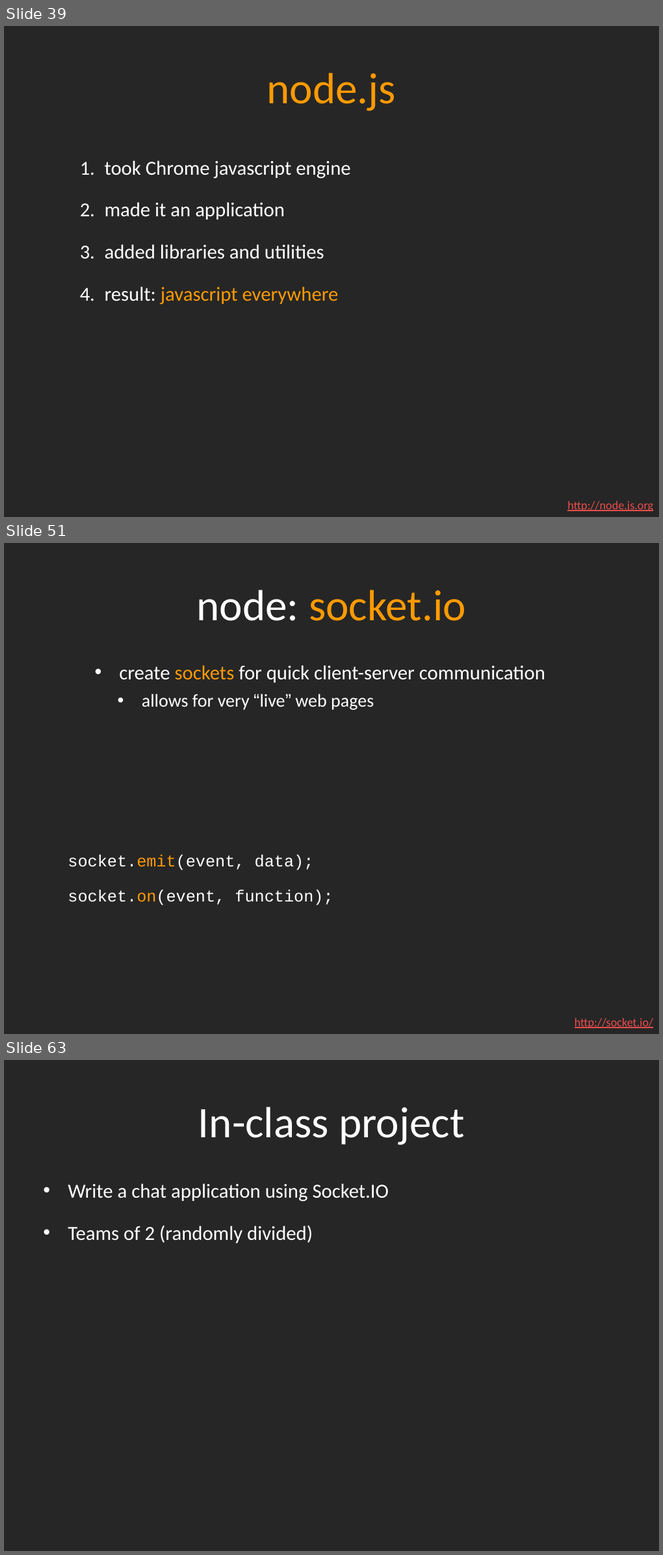
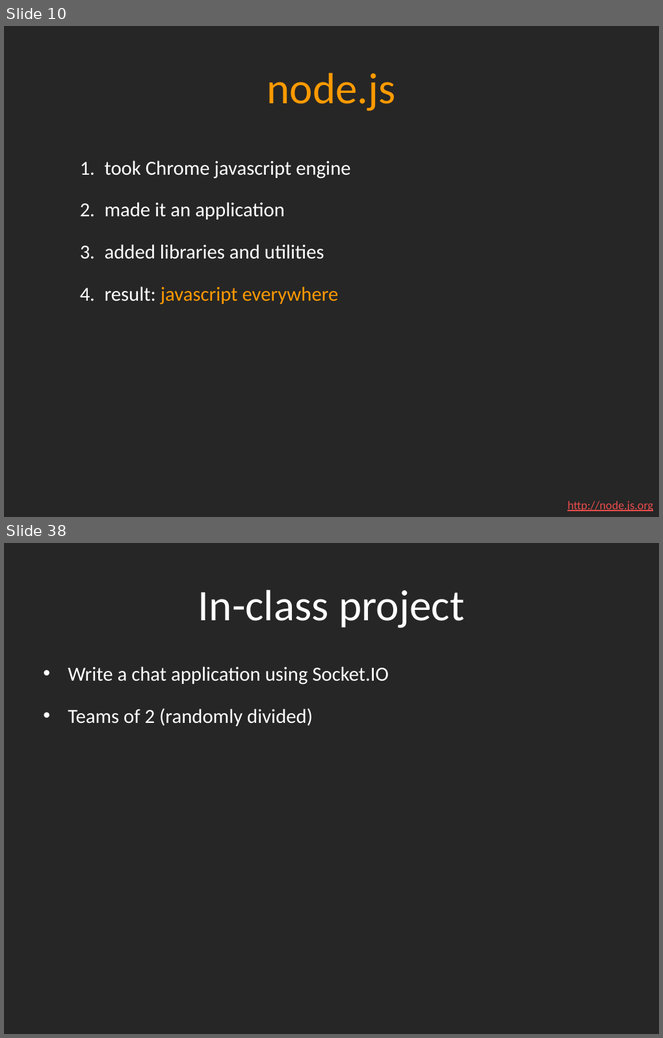
Before and after one commit to dantasse/ssuiweb2014, a slide deck: week09/week09.pptx. Shown one above the other, each under a label of ours: slides 39, 51 and 63 before the commit, slides 10 and 38 after it; the slides between them are not shown. The pictures are 663x1555 and 663x1038 pixels, drawn with LibreOffice and Linux fonts; fonts in the diff are those of the drawing. Boxes give left, top, right and bottom in pixels: in the first picture for what was removed or moved away, otherwise in the second. Text is boxed around its words. In the diff, an @@ line names an element or a change of style, - is before the commit and + after.

```diff
--- a/week09/week09.pptx
+++ b/week09/week09.pptx
@@ slide 51 removed at bbox=[4, 543, 659, 1034], background #262626 @@
@@ title removed at bbox=[197, 590, 466, 621] @@
-node: socket.io
@@ text removed at bbox=[119, 665, 545, 710] @@
-• create sockets for quick client-server communication
-  • allows for very “live” web pages
@@ text removed at bbox=[68, 855, 333, 906] @@
-socket.emit(event, data);
-socket.on(event, function);
@@ text removed at bbox=[575, 1018, 653, 1029] @@
-http://socket.io/
@@ what was slide 39 is now slide 10 @@
@@ what was slide 63 is now slide 38 @@
```
Also in this commit, not shown: 3 slides added, 26 other slides removed, 2 other files.
